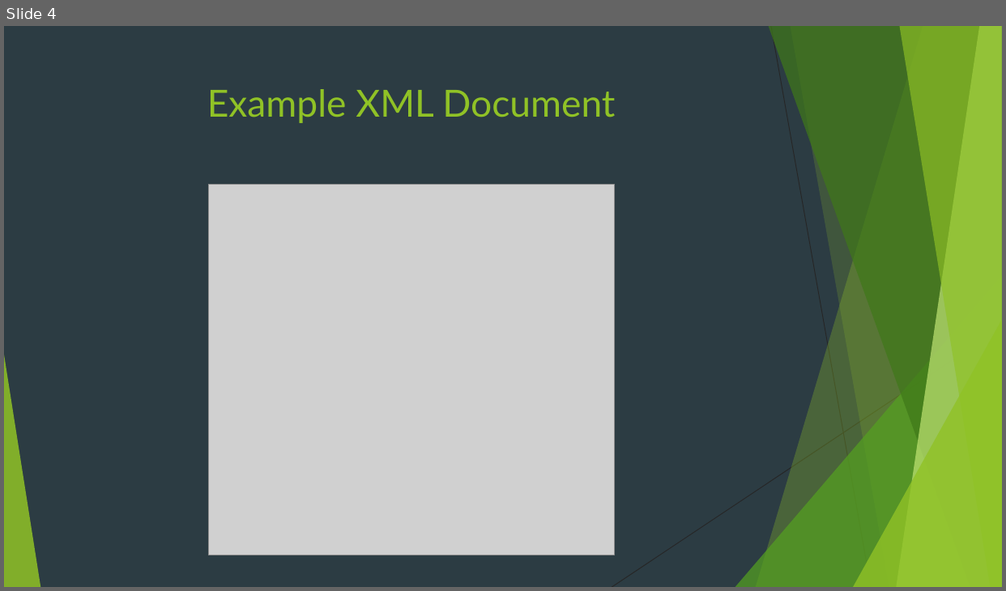
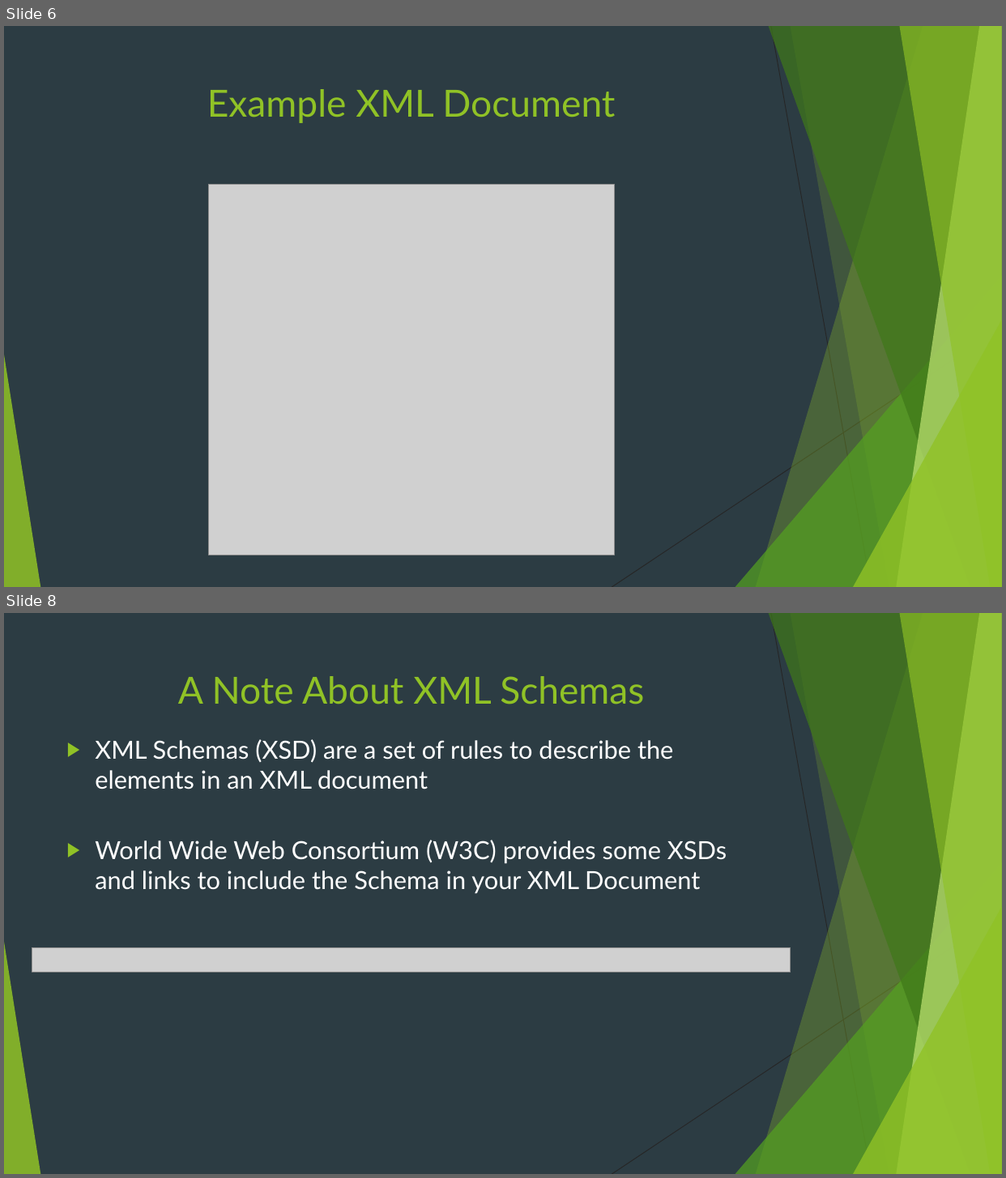
Before and after one commit to Sylvia-Olliff/XML-class, a slide deck: XML for Android.pptx. Shown one above the other, each under a label of ours: slide 4 before the commit, slides 6 and 8 after it; the slides between them are not shown. The pictures are 1006x591 and 1006x1178 pixels, drawn with LibreOffice and Linux fonts; fonts in the diff are those of the drawing; grey boxes stand for pictures. Boxes give left, top, right and bottom in pixels: in the first picture for what was removed or moved away, otherwise in the second. Text is boxed around its words. In the diff, an @@ line names an element or a change of style, - is before the commit and + after.

Commit message:
Almost Done
Added Schema information and more examples

```diff
--- a/XML for Android.pptx
+++ b/XML for Android.pptx
@@ slide 8 added at <box>4,613,1002,1174</box>, background #2C3C43; not listed: 10 template elements that a slide beside it also shows @@
@@ title added at <box>178,676,644,705</box>, 36 pt, text #90C226 @@
+A Note About XML Schemas
@@ text added at <box>95,739,727,894</box>, 24 pt, text #FFFFFF @@
+▶ XML Schemas (XSD) are a set of rules to describe the elements in an XML document
+▶ World Wide Web Consortium (W3C) provides some XSDs and links to include the Schema in your XML Document
@@ picture added at <box>32,948,790,973</box> @@
@@ what was slide 4 is now slide 6 @@
```
Also in this commit, not shown: 3 slides changed, 5 other slides added, 1 slide removed.
